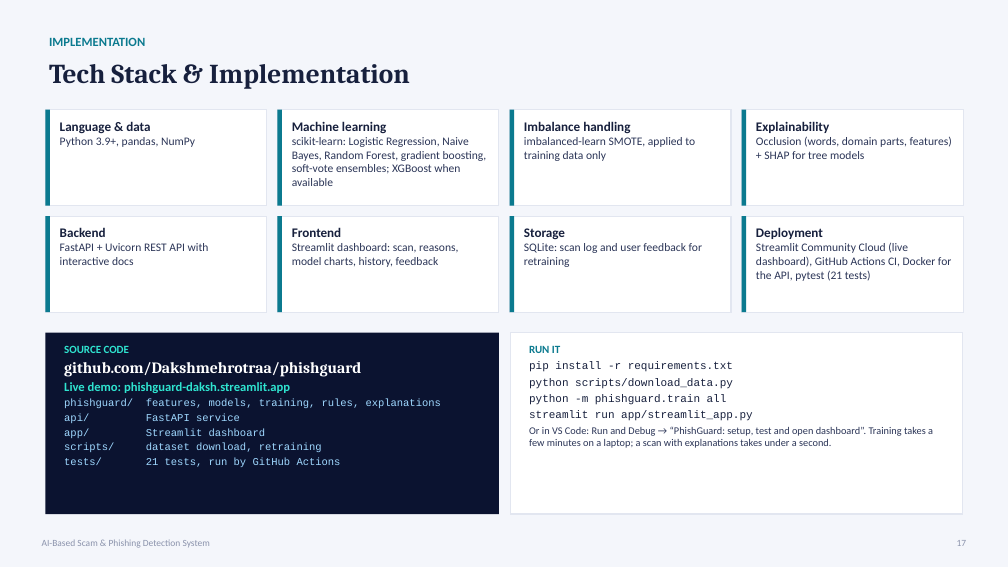
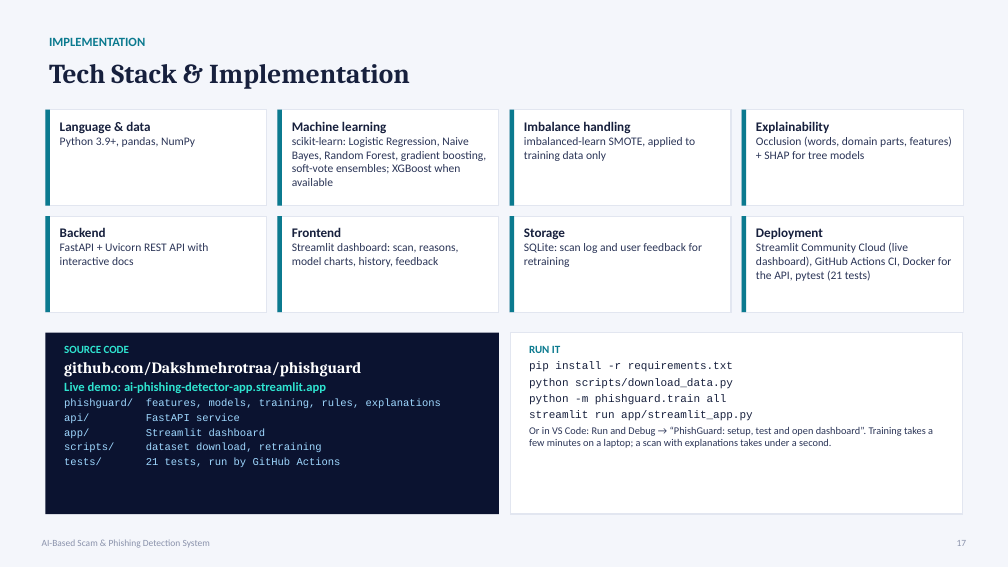
Before and after one commit to Dakshmehrotraa/phishguard, a slide deck: slide 17 of docs/AI_Scam_Phishing_Detection_Final.pptx. Drawn at 1008x567 pixels with LibreOffice and Linux fonts; fonts in the diff are those of the drawing. Boxes give left, top, right and bottom in pixels: in the first picture for what was removed or moved away, otherwise in the second. Text is boxed around its words. In the diff, an @@ line names an element or a change of style, - is before the commit and + after.

Commit message:
Move the live demo to ai-phishing-detector-app.streamlit.app

```diff
--- a/docs/AI_Scam_Phishing_Detection_Final.pptx
+++ b/docs/AI_Scam_Phishing_Detection_Final.pptx
@@ text at [64,382,326,393]: text changed @@
-Live demo: phishguard-daksh.streamlit.app
+Live demo: ai-phishing-detector-app.streamlit.app
```
Also in this commit, not shown: 1 other slide changed, 1 other file.
